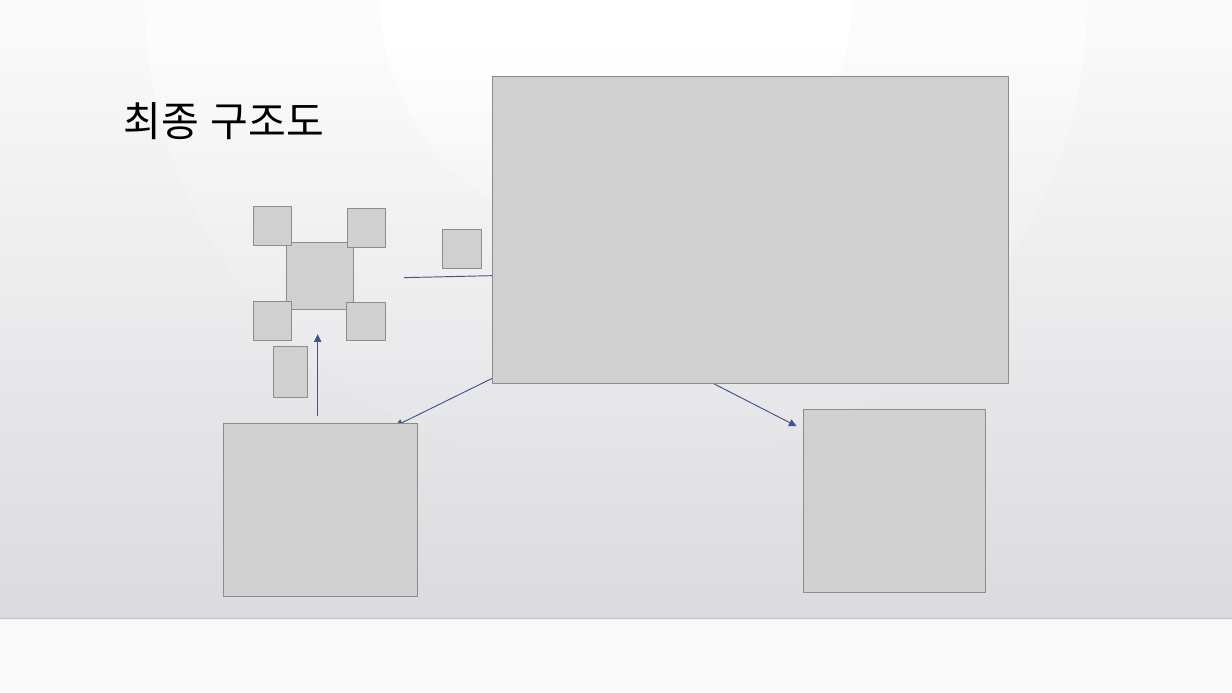
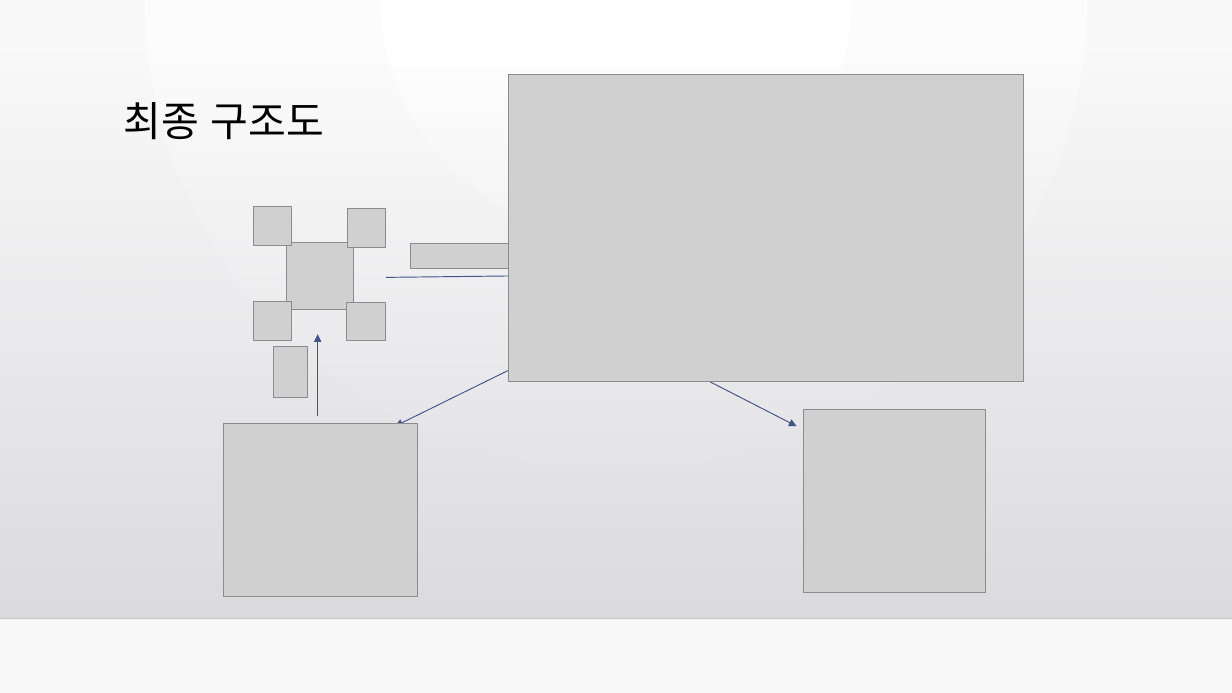
Before and after one commit to J0minsu/Hanggies, a slide deck: slide 7 of Youngchan/제안서 발표ppt 구조도.pptx. Drawn at 1232x693 pixels with LibreOffice and Linux fonts; fonts in the diff are those of the drawing; grey boxes stand for pictures; background and template pictures are left out. Boxes give left, top, right and bottom in pixels: in the first picture for what was removed or moved away, otherwise in the second. Text is boxed around its words. In the diff, an @@ line names an element or a change of style, - is before the commit and + after.

```diff
--- a/Youngchan/제안서 발표ppt 구조도.pptx
+++ b/Youngchan/제안서 발표ppt 구조도.pptx
@@ picture: place and size @@
-picture at [493,76,1008,384]
+picture at [508,74,1024,382]
@@ picture removed at [443,230,482,269] @@
@@ picture added at [410,243,508,269] @@
@@ arrow moved from (404, 278) - (520, 275) to (386, 277) - (539, 275) @@
```
